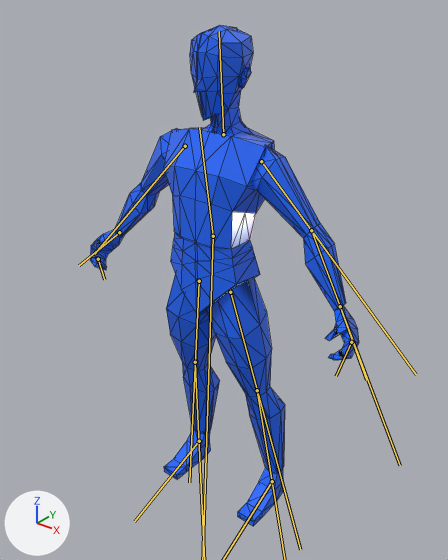
Before and after pictures for a commit that changed the glTF model assets/models/human_animated.glb.
Rendered twice from a camera (50 mm lens) standing at (1.257, -1.553, 1.929) and looking at (-0.009, 0.029, 0.948). Every picture has the same lights, and +X, +Y and +Z are marked at lower left. The first picture is the older version. The bones that change are drawn over the model as lines. Mesh edges are drawn as thin lines.

Names of what the first picture shows: 'PS1'.
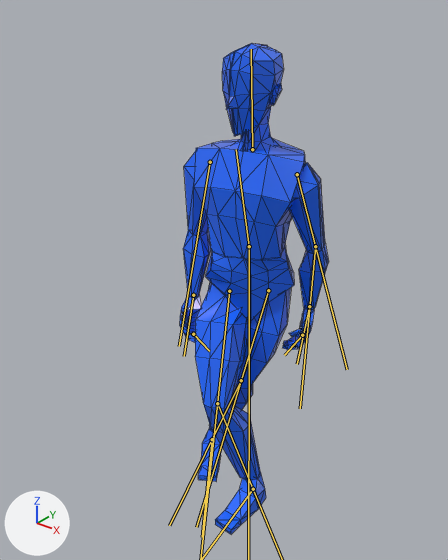
The newer file adds an action. The first version stands in its rest pose; the second is drawn at frame 9 of the action 'WalkSideways'.

Boxes [x1, y1, x2, y2] around the edits, measured in the pictures (448 x 560 px):
'PS1', posed (44% narrower)
    before: [90, 25, 359, 526]
    after: [180, 43, 329, 534]
bone 'DEF_SPINE', root to tip
    before: (213, 236) to (199, 127)
    after: (249, 246) to (236, 149)
bone 'DEF_NECK', root to tip
    before: (223, 134) to (219, 31)
    after: (252, 149) to (251, 49)
bone 'DEF_ARM.L', root to tip
    before: (261, 161) to (416, 374)
    after: (297, 174) to (347, 369)
bone 'DEF_FOREARM.L', root to tip
    before: (311, 230) to (400, 465)
    after: (315, 246) to (300, 408)
bone 'DEF_HAND.L', root to tip
    before: (340, 306) to (366, 380)
    after: (309, 306) to (297, 364)
bone 'DEF_FINGERS_01.L', root to tip
    before: (351, 342) to (336, 376)
    after: (302, 335) to (284, 355)
bone 'DEF_ARM.R', root to tip
    before: (185, 146) to (94, 254)
    after: (210, 162) to (179, 346)
bone 'DEF_HAND.R', root to tip
    before: (119, 232) to (79, 265)
    after: (193, 295) to (184, 356)
bone 'DEF_FINGERS_02.R', root to tip
    before: (98, 259) to (104, 279)
    after: (193, 334) to (209, 351)
bone 'DEF_LEG.L', root to tip
    before: (230, 292) to (300, 549)
    after: (268, 290) to (196, 527)

What the commit changed:
Bone 'DEF_HIPS' (bone_def_hips) moves from (0.0, 0.0, 0.0) to (0.23, 0.15, 0.33).
Bone 'DEF_HIPS' (bone_def_hips) turns from (0, 0, 0) to (10, -38, -4) degrees about its own x, y and z.
Bone 'DEF_SPINE' (bone_def_spine) moves from (0.0, 0.0, 0.0) to (-0.22, -0.22, 0.29).
Bone 'DEF_SPINE' (bone_def_spine) turns from (0, 0, 0) to (-7, 11, 2) degrees about its own x, y and z.
Bone 'DEF_NECK' (bone_def_neck) turns from (0, 0, 0) to (7, -11, -2) degrees about its own x, y and z.
Bone 'DEF_ARM.L' (bone_def_arm_l) turns from (0, 0, 0) to (32, -1, -3) degrees about its own x, y and z.
Bone 'DEF_FOREARM.L' (bone_def_forearm_l) turns from (0, 0, 0) to (7, 3, -8) degrees about its own x, y and z.
Bone 'DEF_HAND.L' (bone_def_hand_l) turns from (0, 0, 0) to (11, -2, 0) degrees about its own x, y and z.
Bone 'DEF_FINGERS_01.L' (bone_def_fingers_01_l) turns from (0, 0, 0) to (0, 0, 23) degrees about its own x, y and z.
Bone 'DEF_ARM.R' (bone_def_arm_r) turns from (0, 0, 0) to (34, 1, -8) degrees about its own x, y and z.
Bone 'DEF_HAND.R' (bone_def_hand_r) turns from (0, 0, 0) to (10, 2, 0) degrees about its own x, y and z.
Bone 'DEF_FINGERS_02.R' (bone_def_fingers_02_r) turns from (0, 0, 0) to (0, 0, -15) degrees about its own x, y and z.
Bone 'DEF_LEG.L' (bone_def_leg_l) moves from (0.0, 0.0, 0.0) to (-0.5, 0.25, 0.08).
Bone 'DEF_LEG.L' (bone_def_leg_l) turns from (0, 0, 0) to (-25, -28, -4) degrees about its own x, y and z.
Bone 'DEF_LEG.L' (bone_def_leg_l) is rescaled from (1.0, 1.0, 1.0) to (1.01, 0.98, 1.01).
Bone 'DEF_SHIN.L' (bone_def_shin_l) turns from (0, 0, 0) to (0, 0, 17) degrees about its own x, y and z.
Bone 'DEF_FOOT.L' (bone_def_foot_l) turns from (0, 0, 0) to (13, 21, -7) degrees about its own x, y and z.
Bone 'DEF_FOOT.L' (bone_def_foot_l) is rescaled from (1.0, 1.0, 1.0) to (1.02, 0.99, 0.99).
Bone 'DEF_LEG.R' (bone_def_leg_r) moves from (0.0, 0.0, 0.0) to (0.24, 0.15, -0.25).
Bone 'DEF_LEG.R' (bone_def_leg_r) turns from (0, 0, 0) to (-23, 1, 41) degrees about its own x, y and z.
Bone 'DEF_LEG.R' (bone_def_leg_r) is rescaled from (1.0, 1.0, 1.0) to (1.02, 0.96, 1.02).
Bone 'DEF_SHIN.R' (bone_def_shin_r) turns from (0, 0, 0) to (-1, 0, -43) degrees about its own x, y and z.
Bone 'DEF_SHIN.R' (bone_def_shin_r) is rescaled from (1.0, 1.0, 1.0) to (1.02, 0.98, 1.0).
Bone 'DEF_FOOT.R' (bone_def_foot_r) turns from (0, 0, 0) to (22, -12, 1) degrees about its own x, y and z.
Bone 'DEF_FOOT.R' (bone_def_foot_r) is rescaled from (1.0, 1.0, 1.0) to (1.03, 0.99, 0.99).
